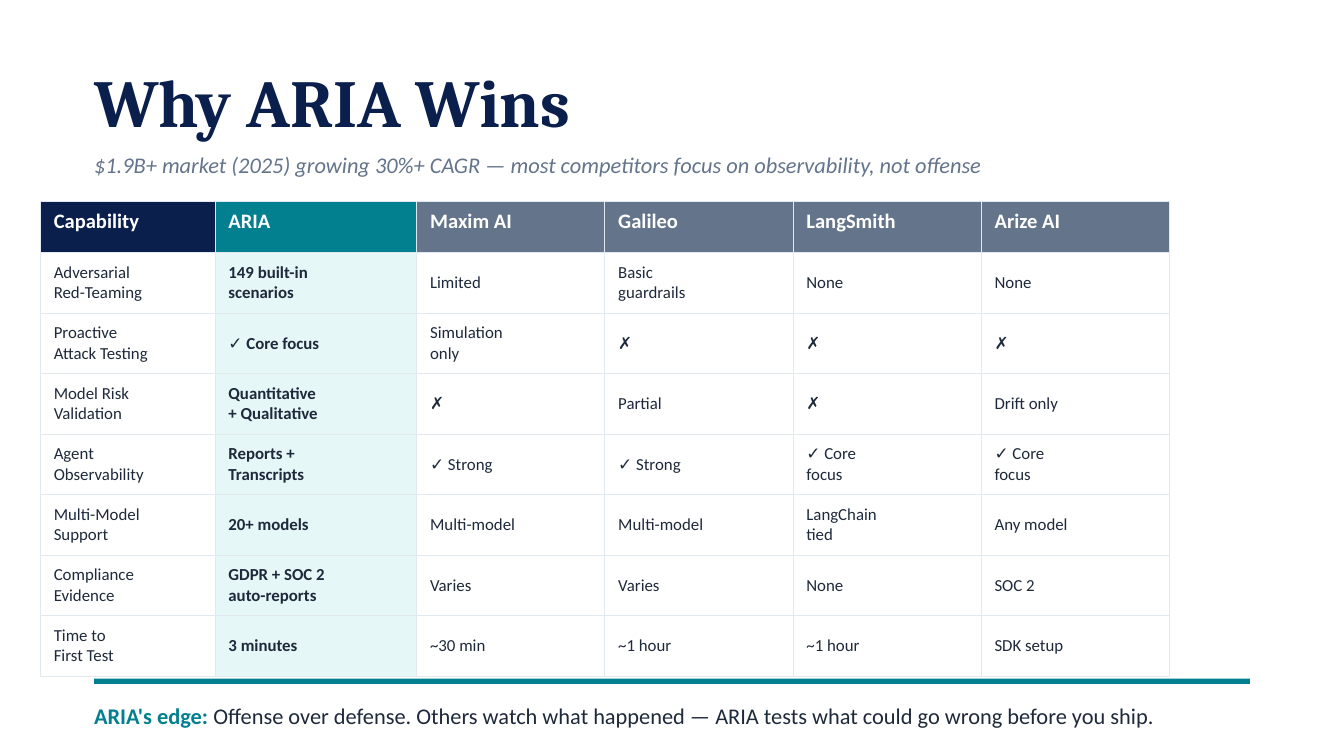
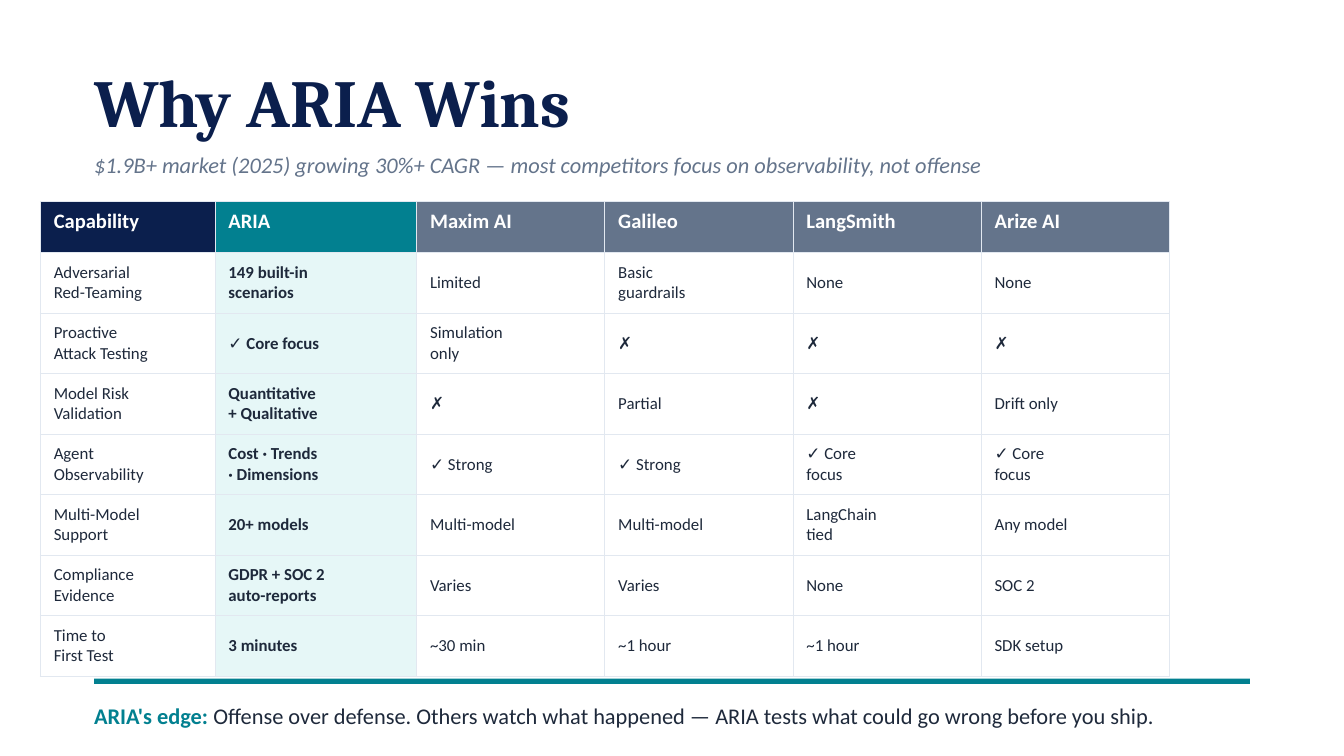
Before and after one commit to alokkulkarni/aria-evaluator-ts, a slide deck: slide 9 of docs/funding/ARIA-Evaluator-Seed-Pitch-Deck.pptx. Drawn at 1344x756 pixels with LibreOffice and Linux fonts; fonts in the diff are those of the drawing. Boxes give left, top, right and bottom in pixels: in the first picture for what was removed or moved away, otherwise in the second. Text is boxed around its words. In the diff, an @@ line names an element or a change of style, - is before the commit and + after.

```diff
--- a/docs/funding/ARIA-Evaluator-Seed-Pitch-Deck.pptx
+++ b/docs/funding/ARIA-Evaluator-Seed-Pitch-Deck.pptx
@@ table at (40, 202, 1169, 685) @@
-row 5, column 2: Reports + / Transcripts
+row 5, column 2: Cost · Trends / · Dimensions
```
Also in this commit, not shown: 1 other slide changed, 28 other files.
